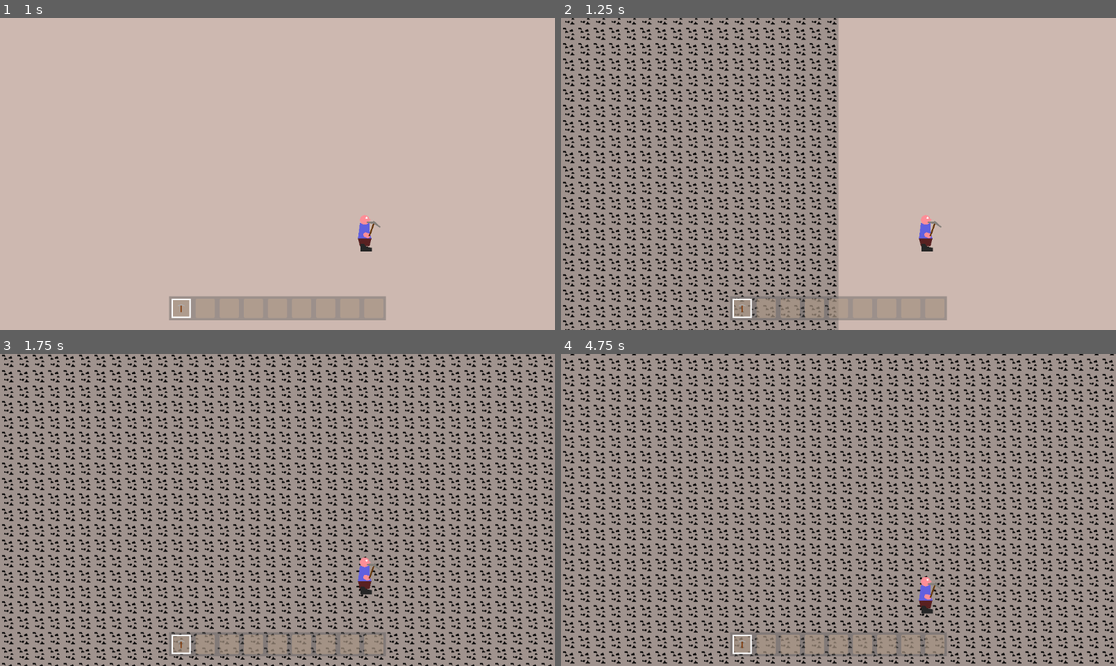
Above: before the commit, frames 1-4 (two rows, left to right).
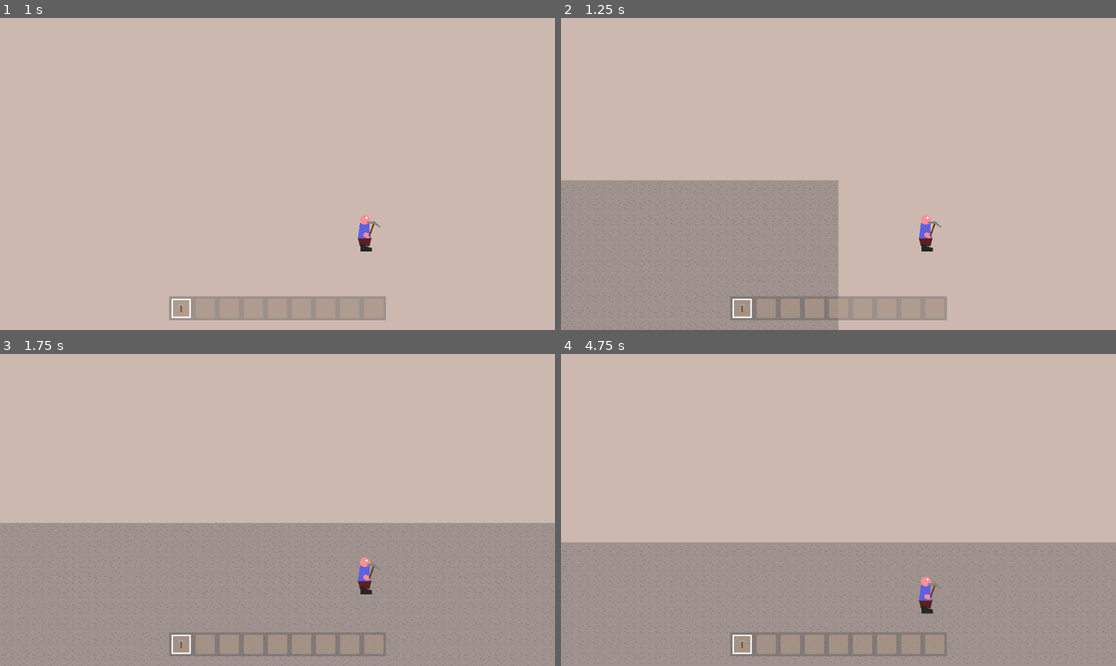
Above: after the commit, the same moments.

Repository: Griiimon/2D-Mining-Sandbox
Game: Godot game, scene res://scenes/game.tscn
Two runs of this game, one before a commit and one after it. Both use one fixed random seed, a clock stepped at 60 frames per second and the inputs below.
Inputs (mouse positions are in pixels of both pictures, inside the frame that each line leads up to):
- Up to frame 1 (1 s): tap Enter at 0.5 s; move the mouse to (399, 158) at 0.52 s; hold D (right) from 0.53 s (still down); tap X (drop_item) at 0.6 s; click (399, 158) at 0.67 s; tap Up (jump) at 0.77 s
- Up to frame 2 (1.25 s): keep holding D (right)
- Up to frame 3 (1.75 s): keep holding D (right); move the mouse to (166, 525) at 1.27 s; tap F (interact) at 1.35 s; tap Up (jump) at 1.52 s
- Up to frame 4 (4.75 s): tap Space at 2, 3.5 s; move the mouse to (894, 441) at 2.02 s; release D (right) at 2.03 s; hold A (left) 2.03-2.78 s; tap E (next_hotbar_item) at 2.1 s; tap Enter at 2.75, 4.25 s; move the mouse to (810, 572) at 2.77 s; hold D (right) 2.78-4.28 s; tap Q (previous_hotbar_item) at 2.85 s; click (810, 572) at 2.92 s; tap Up (jump) at 3.02, 3.77, 4.52 s; move the mouse to (1005, 556) at 3.52 s; tap X (drop_item) at 3.6 s; move the mouse to (672, 463) at 4.27 s; hold A (left) from 4.28 s (still down); tap F (interact) at 4.35 s

Frame 1 is identical in both runs. In frame 2, 31% of the frame differs, in the area x 0-50%, y 0-100%; in frame 3, 63%; in frame 4, 68%, in the area x 0-100%, y 0-100%.
Error in both runs: Assertion failed. (res://scripts/game.gd:13)

Commit message:
generator logic

Diff:
--- a/scripts/resources/terrain_block_distribution.gd
+++ b/scripts/resources/terrain_block_distribution.gd
@@ -3,3 +3,10 @@
 
 @export var blocks: Array[Block]
 @export var noise: FastNoiseLite
+
+
+
+func get_block(pos: Vector2i)-> Block:
+	if not noise:
+		return blocks[0]
+	return null
--- a/scripts/resources/terrain_generator.gd
+++ b/scripts/resources/terrain_generator.gd
@@ -6,5 +6,19 @@
 var sorted_instructions: Array[TerrainGeneratorInstruction]
 
 
+func initialize():
+	sort_instructions()
+
+
 func sort_instructions():
 	sorted_instructions= instructions.duplicate()
+
+
+func get_block_id(pos: Vector2i)-> int:
+	var block: Block
+
+	for instruction in instructions:
+		block= instruction.get_block(pos)
+
+	if not block: return -1
+	return DataManager.blocks.find(block)
--- a/scripts/resources/terrain_generator_instruction.gd
+++ b/scripts/resources/terrain_generator_instruction.gd
@@ -5,3 +5,10 @@
 @export var min_height: int= 0
 @export var max_height: int= 1024
 @export var distribution: TerrainBlockDistribution
+
+
+
+func get_block(pos: Vector2i)-> Block:
+	if pos.y < min_height or pos.y > max_height:
+		return null
+	return distribution.get_block(pos)
--- a/scripts/world/world_chunk.gd
+++ b/scripts/world/world_chunk.gd
@@ -23,10 +23,13 @@
 
 
 func generate_tiles():
+	var generator: TerrainGenerator= world.generator
 	for x in SIZE:
 		for y in SIZE:
-			set_cell(0, Vector2i(x, y), 0, Vector2i.ZERO)
-	print(get_used_rect())
+			var local_pos= Vector2i(x, y)
+			var global_pos= local_pos + coords * SIZE
+			set_cell(0, local_pos, generator.get_block_id(global_pos), Vector2i.ZERO)
+
 
 func _tile_data_runtime_update(layer, coords, tile_data):
 	pass
